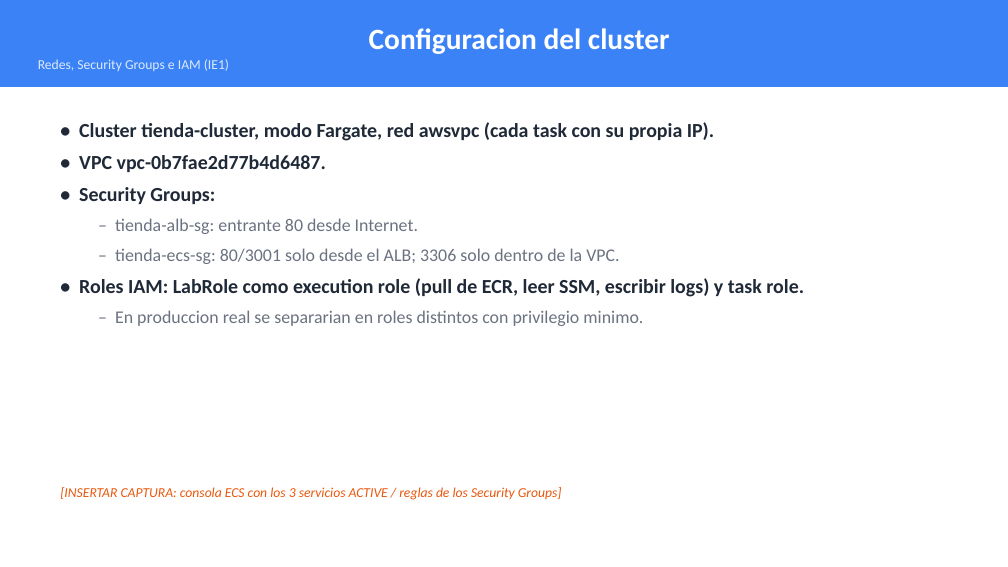
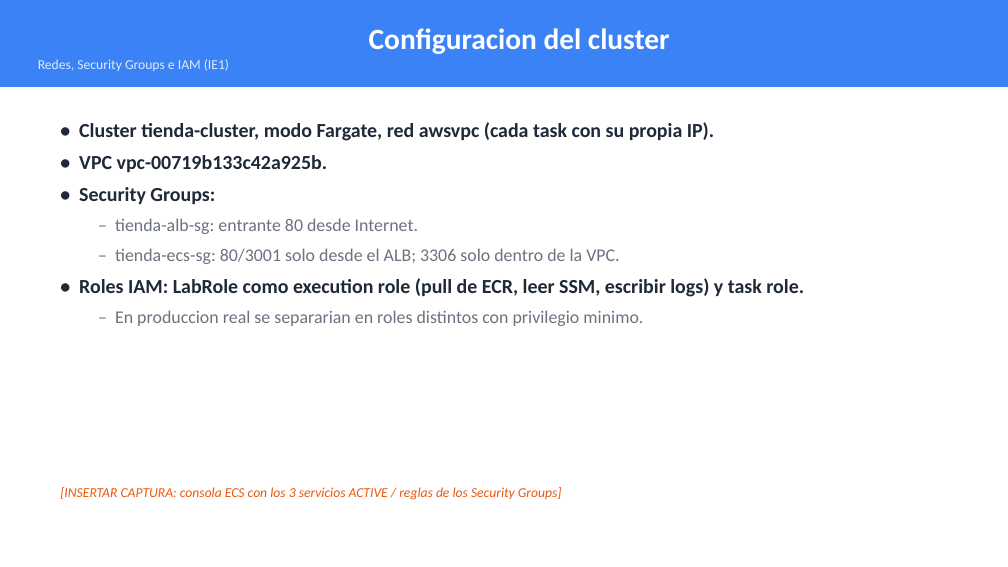
Before and after one commit to jeffplop/tienda-perritos, a slide deck: slide 6 of docs/EP3-Presentacion-Tienda-Perritos.pptx. Drawn at 1008x567 pixels with LibreOffice and Linux fonts; fonts in the diff are those of the drawing. Boxes give left, top, right and bottom in pixels: in the first picture for what was removed or moved away, otherwise in the second. Text is boxed around its words. In the diff, an @@ line names an element or a change of style, - is before the commit and + after.

```diff
--- a/docs/EP3-Presentacion-Tienda-Perritos.pptx
+++ b/docs/EP3-Presentacion-Tienda-Perritos.pptx
@@ text at (79, 155, 328, 172): text changed @@
-• VPC vpc-0b7fae2d77b4d6487.
+• VPC vpc-00719b133c42a925b.
```
Also in this commit, not shown: 3 other slides changed, 1 other file.
